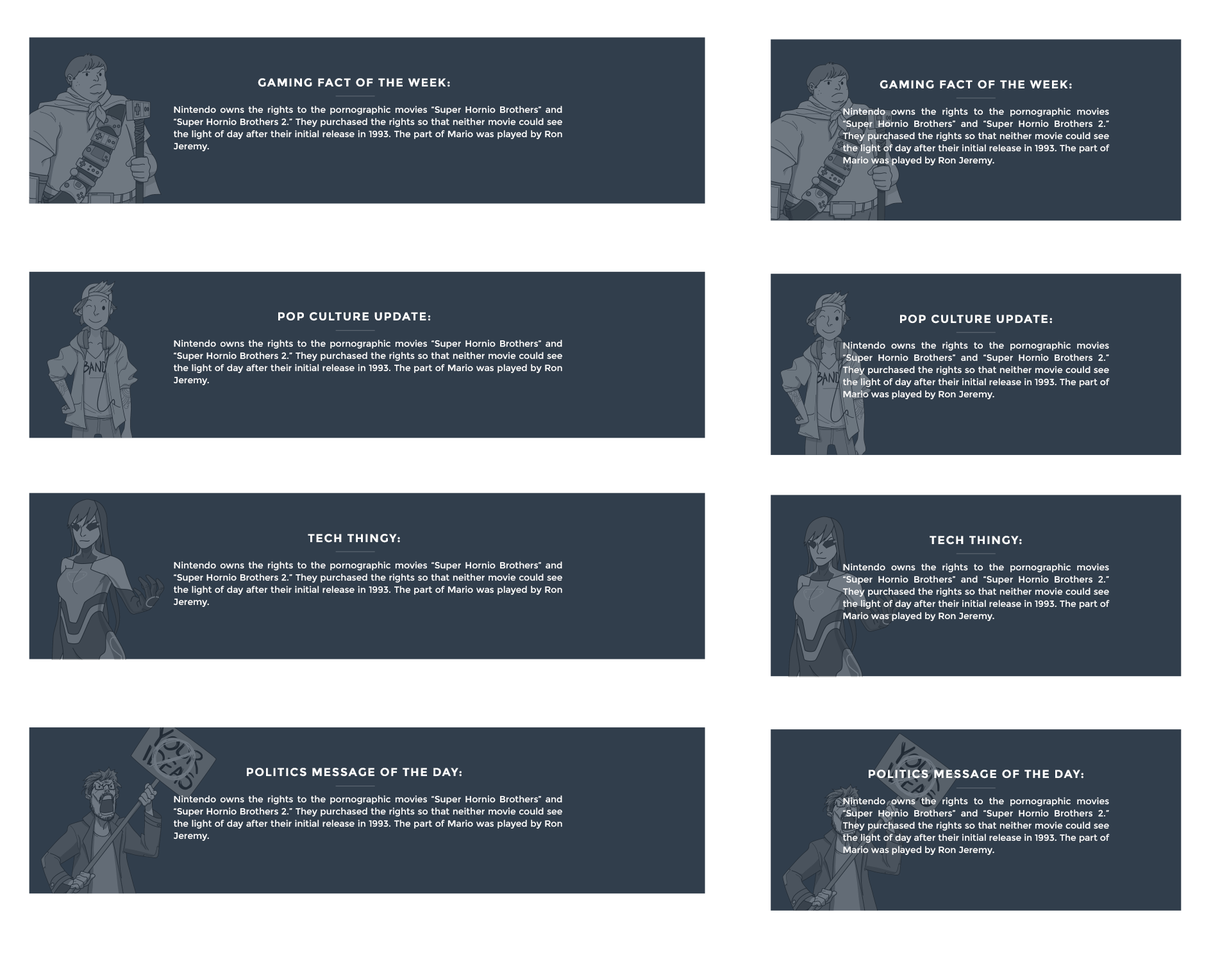
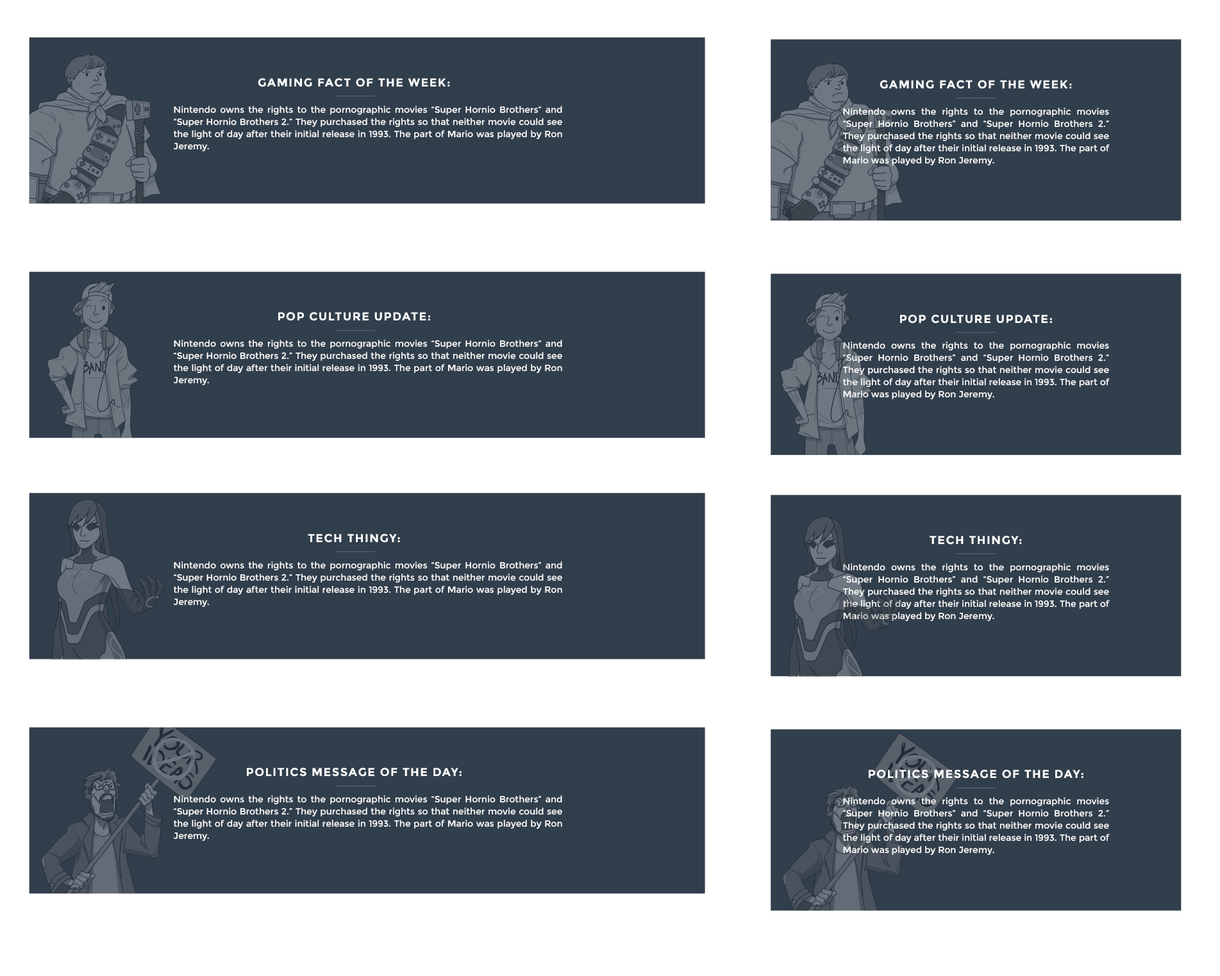
Two versions of the same layered image (1220 x 976). Layer-by-layer changes:
added group "footer-avatar-tech.png" with 1 layers above "Nintendo owns the rights to the pornographic movies “Super Hornio Brothers” and…" over [843, 564, 901, 622]
moved "<Clip Group>" (4th of 8, in "footer-avatar-tech.png") into group "footer-avatar-tech.png" over [843, 564, 901, 622]
